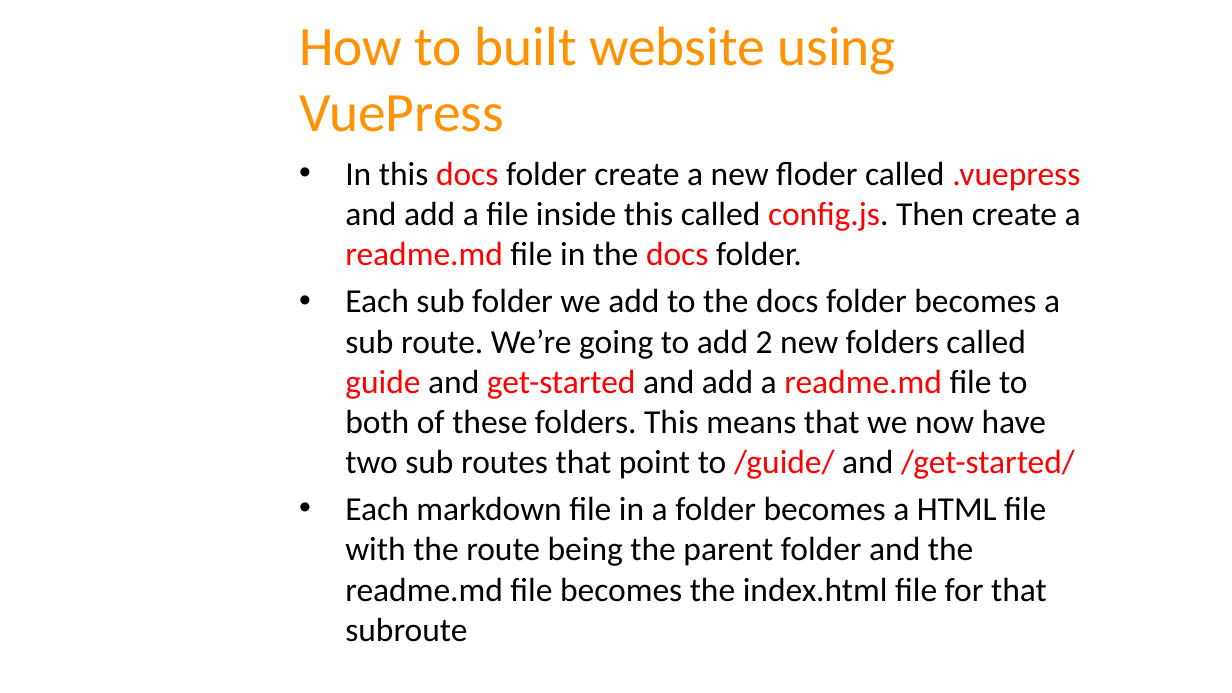
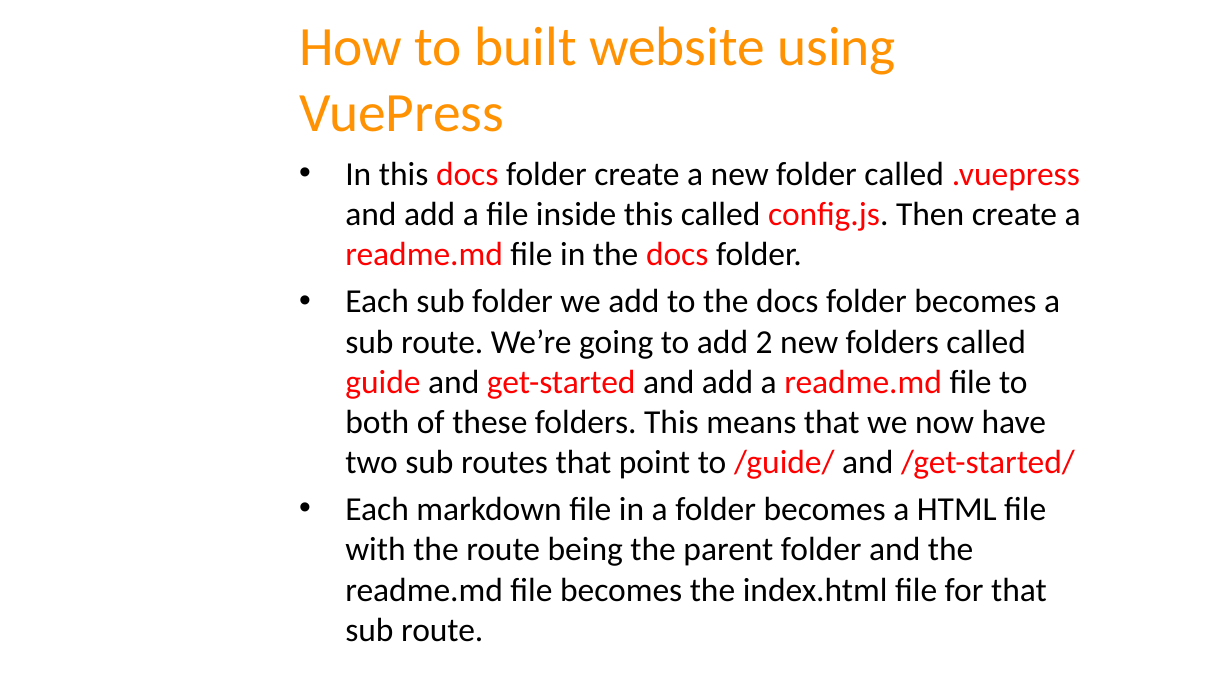
Before and after one commit to swaroopatirumalareddy/vuepress, a slide deck: slide 8 of workshop.pptx. Drawn at 1232x693 pixels with LibreOffice and Linux fonts; fonts in the diff are those of the drawing; background and template pictures are left out. Boxes give left, top, right and bottom in pixels: in the first picture for what was removed or moved away, otherwise in the second. Text is boxed around its words. In the diff, an @@ line names an element or a change of style, - is before the commit and + after.

Commit message:
ADDED TEXT

```diff
--- a/workshop.pptx
+++ b/workshop.pptx
@@ text at [345, 161, 1081, 266]: text changed @@
-• In this docs folder create a new floder called .vuepress and add a file inside this called config.js. Then create a readme.md file in the docs folder.
+• In this docs folder create a new folder called .vuepress and add a file inside this called config.js. Then create a readme.md file in the docs folder.
@@ text at [345, 496, 1047, 642]: text changed @@
-• Each markdown file in a folder becomes a HTML file with the route being the parent folder and the readme.md file becomes the index.html file for that subroute
+• Each markdown file in a folder becomes a HTML file with the route being the parent folder and the readme.md file becomes the index.html file for that sub route.
```
Also in this commit, not shown: 2 other slides changed, 2 slides added.
